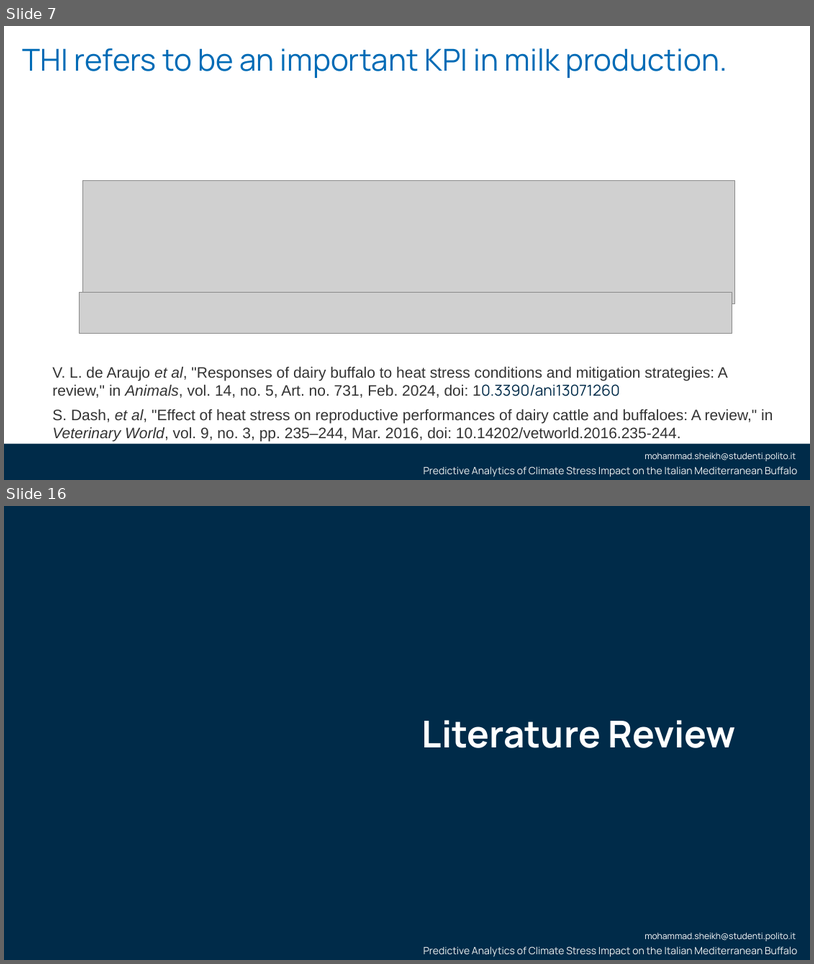
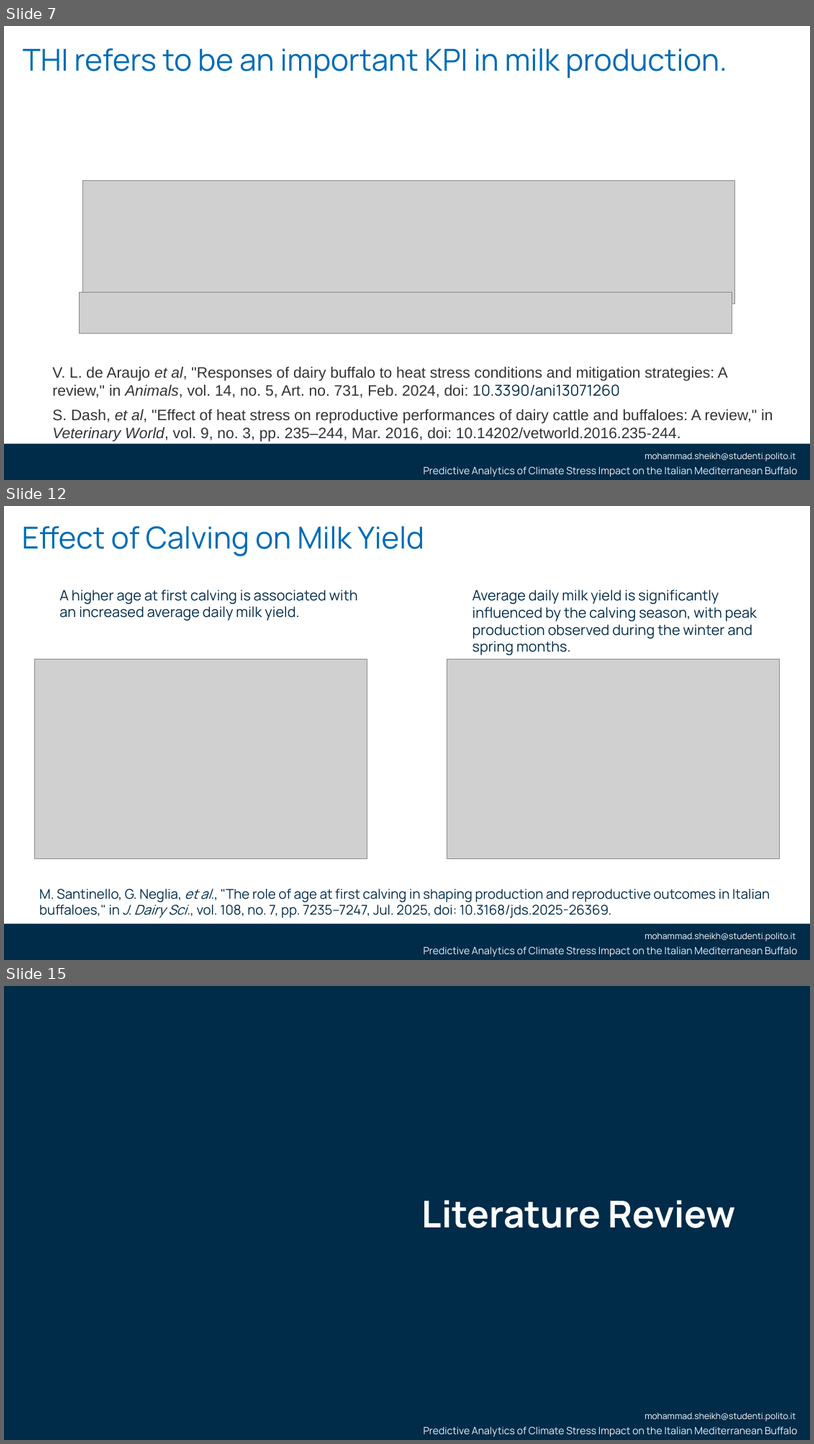
Before and after one commit to smsag99/Thesis, a slide deck: Presentation/thesisPresentation3.pptx. Shown one above the other, each under a label of ours: slides 7 and 16 before the commit, slides 7, 12 and 15 after it; the slides between them are not shown. The pictures are 814x964 and 814x1444 pixels, drawn with LibreOffice and Linux fonts; fonts in the diff are those of the drawing; grey boxes stand for pictures; background and template pictures are left out. Boxes give left, top, right and bottom in pixels: in the first picture for what was removed or moved away, otherwise in the second. Text is boxed around its words. In the diff, an @@ line names an element or a change of style, - is before the commit and + after.

Commit message:
daily update

```diff
--- a/Presentation/thesisPresentation3.pptx
+++ b/Presentation/thesisPresentation3.pptx
@@ slide 12 added at [4, 506, 810, 960], background #FFFFFF; not listed: 3 template elements that a slide beside it also shows @@
@@ title added at [22, 526, 424, 556], 36 pt, text #006BB6 @@
+Effect of Calving on Milk Yield
@@ text added at [59, 590, 358, 620], 17 pt, text #002B49 @@
+A higher age at first calving is associated with an increased average daily milk yield.
@@ text added at [473, 590, 757, 655], 17 pt, text #002B49 @@
+Average daily milk yield is significantly influenced by the calving season, with peak production observed during the winter and spring months.
@@ picture added at [34, 659, 367, 858] @@
@@ picture added at [448, 659, 780, 858] @@
@@ text added at [39, 888, 770, 918], 16 pt, text #002B49 @@
+M. Santinello, G. Neglia, et al., "The role of age at first calving in shaping production and reproductive outcomes in Italian buffaloes," in J. Dairy Sci., vol. 108, no. 7, pp. 7235–7247, Jul. 2025, doi: 10.3168/jds.2025-26369.
@@ what was slide 16 is now slide 15 @@
```
Also in this commit, not shown: 10 slides changed, 3 other slides added, 5 slides removed, 3 other files.
